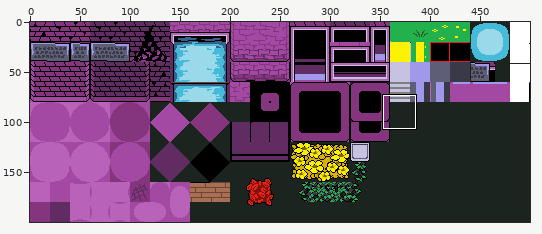
Sprite sheet, stored at src/game/ss/ruinsTiles.png. The first picture is a wide view before the edit; the outline marks the close-up.
Close-up. Before the commit:
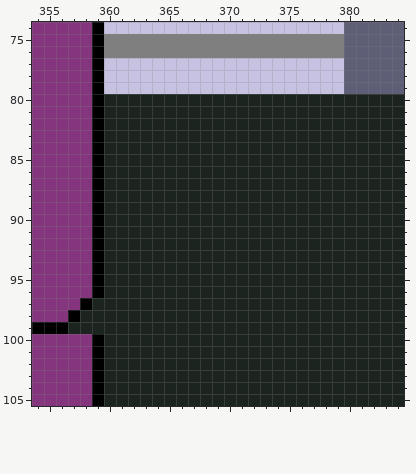
The file is 500x200 pixels. Shown: x 354..384, y 74..105.
After the commit:
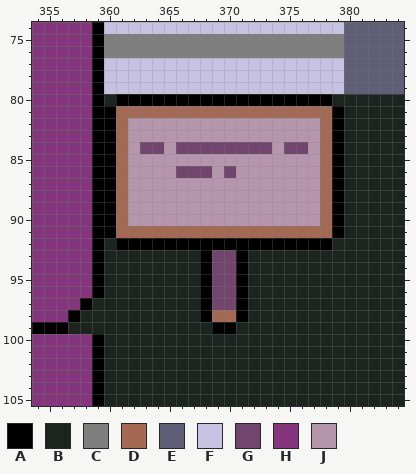
Palette (. is transparent): A #000000  B #1b241e  C #7f7f7f  D #a46952  E #5f5e77  F #c8c2e2  G #71456e  H #84357d  J #b596ac
The exact change:
{"y":80,"x":361,"old":"BBBBBBBBBBBBBBBBBB","new":"AAAAAAAAAAAAAAAAAA"}
{"y":81,"x":360,"old":"BBBBBBBBBBBBBBBBBBBB","new":"ADDDDDDDDDDDDDDDDDDA"}
{"y":82,"x":360,"old":"BBBBBBBBBBBBBBBBBBBB","new":"ADJJJJJJJJJJJJJJJJDA"}
{"y":83,"x":360,"old":"BBBBBBBBBBBBBBBBBBBB","new":"ADJJJJJJJJJJJJJJJJDA"}
{"y":84,"x":360,"old":"BBBBBBBBBBBBBBBBBBBB","new":"ADJGGJGGGGGGGGJGGJDA"}
{"y":85,"x":360,"old":"BBBBBBBBBBBBBBBBBBBB","new":"ADJJJJJJJJJJJJJJJJDA"}
{"y":86,"x":360,"old":"BBBBBBBBBBBBBBBBBBBB","new":"ADJJJJGGGJGJJJJJJJDA"}
{"y":87,"x":360,"old":"BBBBBBBBBBBBBBBBBBBB","new":"ADJJJJJJJJJJJJJJJJDA"}
{"y":88,"x":360,"old":"BBBBBBBBBBBBBBBBBBBB","new":"ADJJJJJJJJJJJJJJJJDA"}
{"y":89,"x":360,"old":"BBBBBBBBBBBBBBBBBBBB","new":"ADJJJJJJJJJJJJJJJJDA"}
{"y":90,"x":360,"old":"BBBBBBBBBBBBBBBBBBBB","new":"ADJJJJJJJJJJJJJJJJDA"}
{"y":91,"x":360,"old":"BBBBBBBBBBBBBBBBBBBB","new":"ADDDDDDDDDDDDDDDDDDA"}
{"y":92,"x":361,"old":"BBBBBBBBBBBBBBBBBB","new":"AAAAAAAAAAAAAAAAAA"}
{"y":93,"x":368,"old":"BBBB","new":"AGGA"}
{"y":94,"x":368,"old":"BBBB","new":"AGGA"}
{"y":95,"x":368,"old":"BBBB","new":"AGGA"}
{"y":96,"x":368,"old":"BBBB","new":"AGGA"}
{"y":97,"x":368,"old":"BBBB","new":"AGGA"}
{"y":98,"x":368,"old":"BBBB","new":"ADDA"}
{"y":99,"x":369,"old":"BB","new":"AA"}
